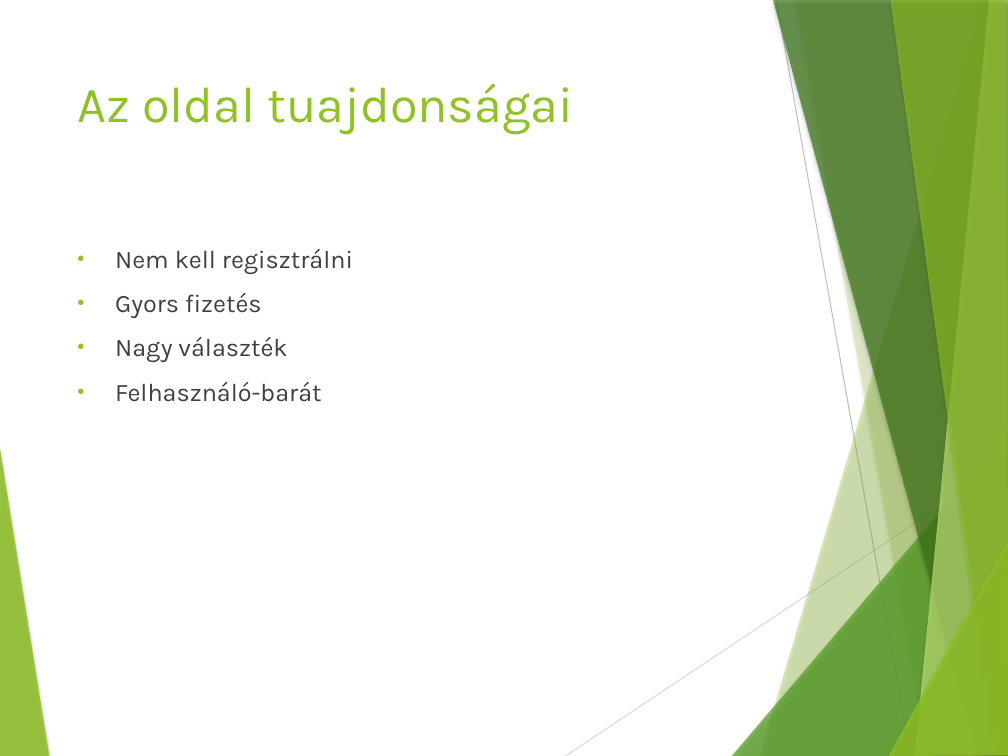
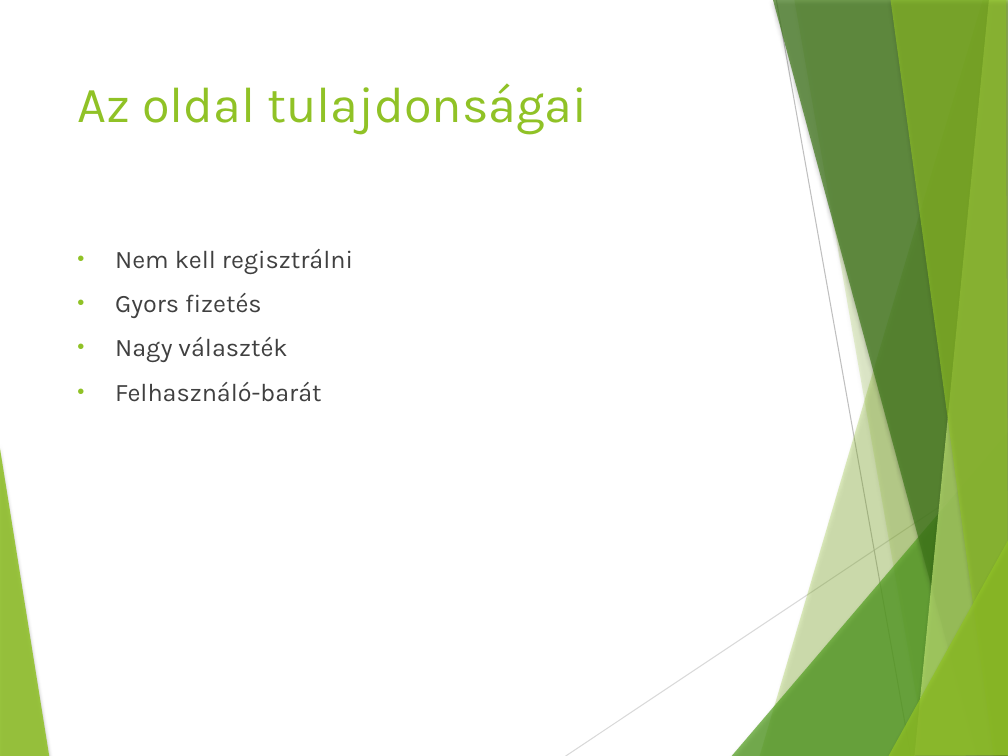
Before and after one commit to Gabi4555/Vizsga_Project, a slide deck: slide 5 of Dokumentációk/Szoftverfejlesztő- és tesztelő vizsgaremek.pptx. Drawn at 1008x756 pixels with LibreOffice and Linux fonts; fonts in the diff are those of the drawing. Boxes give left, top, right and bottom in pixels: in the first picture for what was removed or moved away, otherwise in the second. Text is boxed around its words. In the diff, an @@ line names an element or a change of style, - is before the commit and + after.

```diff
--- a/Dokumentációk/Szoftverfejlesztő- és tesztelő vizsgaremek.pptx
+++ b/Dokumentációk/Szoftverfejlesztő- és tesztelő vizsgaremek.pptx
@@ title at (x1=77, y1=83, x2=587, y2=135): text changed @@
-Az oldal tuajdonságai
+Az oldal tulajdonságai
```
Also in this commit, not shown: 1 other file.
